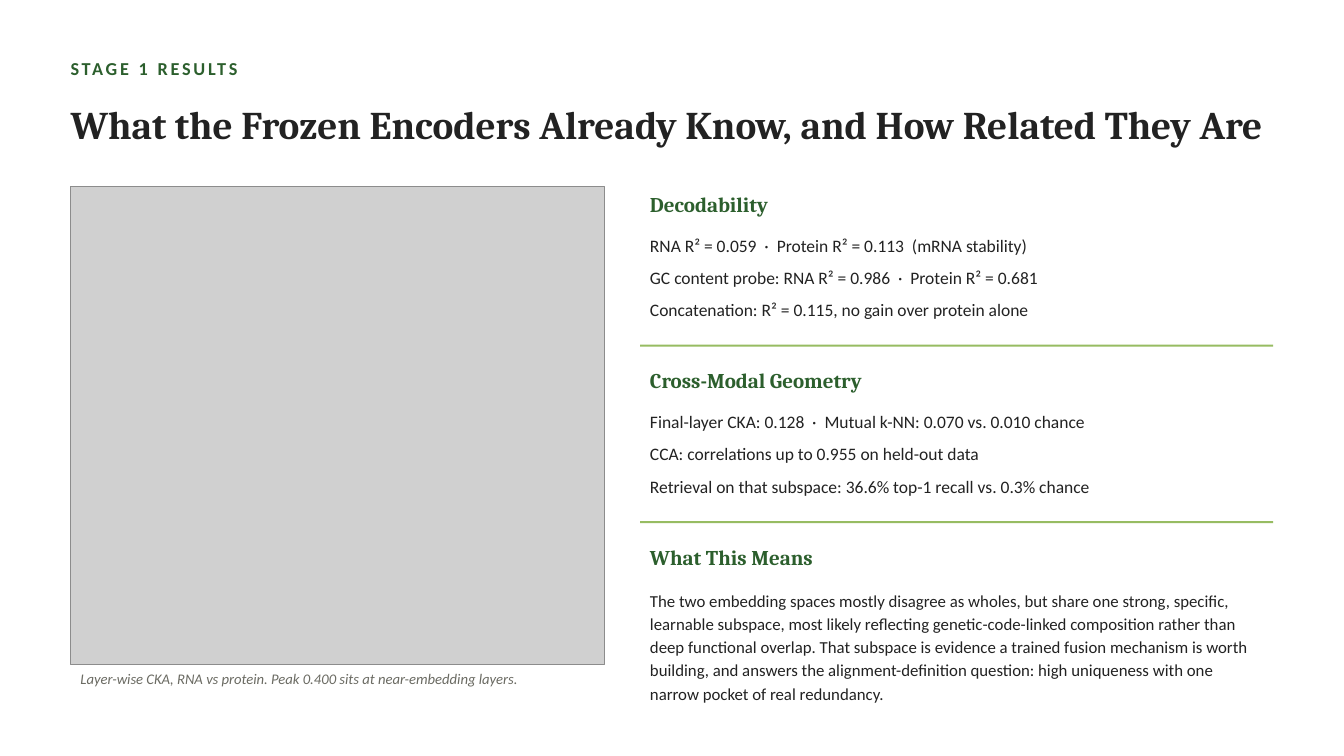
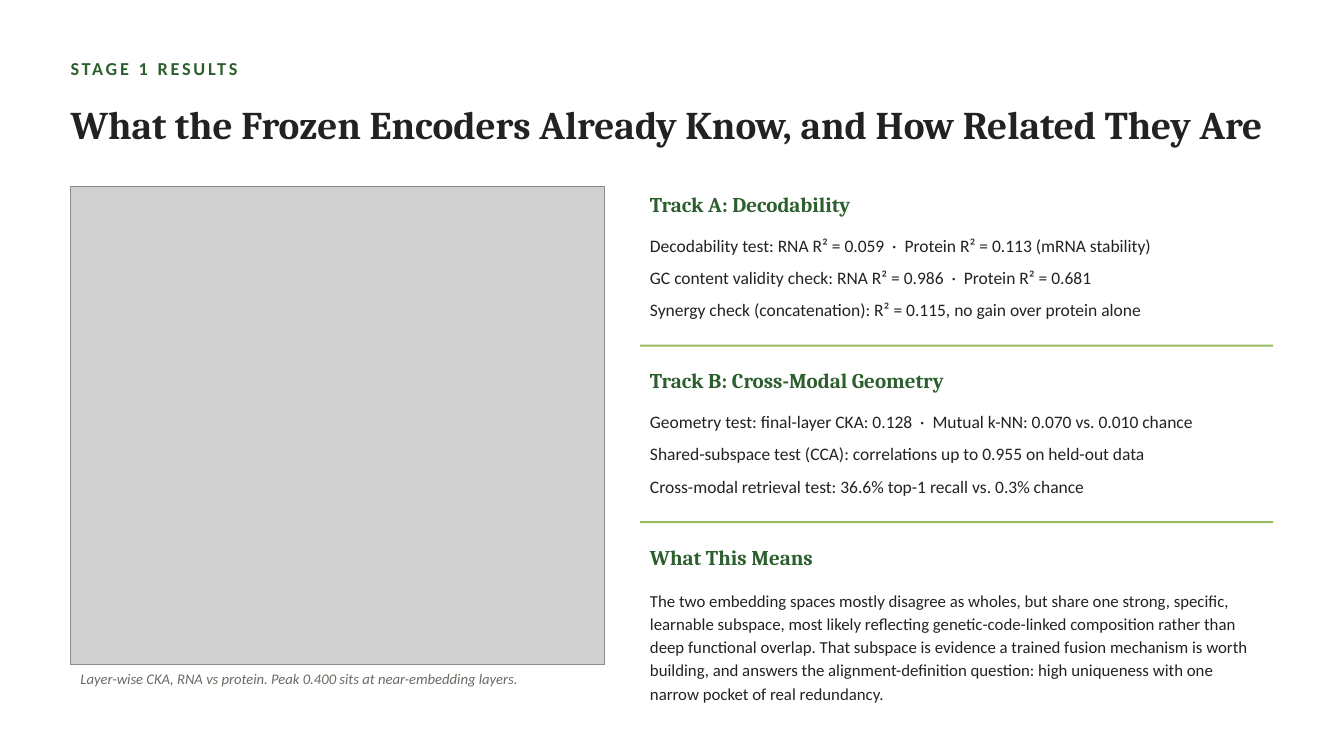
Before and after one commit to jtmckinley4/RNA-Protein-Multimodal-Fusion, a slide deck: slide 3 of Notes/Mina_Meeting_Slides_2026-09-23.pptx. Drawn at 1344x756 pixels with LibreOffice and Linux fonts; fonts in the diff are those of the drawing; grey boxes stand for pictures. Boxes give left, top, right and bottom in pixels: in the first picture for what was removed or moved away, otherwise in the second. Text is boxed around its words. In the diff, an @@ line names an element or a change of style, - is before the commit and + after.

```diff
--- a/Notes/Mina_Meeting_Slides_2026-09-23.pptx
+++ b/Notes/Mina_Meeting_Slides_2026-09-23.pptx
@@ text at [650,197,850,217]: text changed @@
-Decodability
+Track A: Decodability
@@ text at [650,238,1151,255]: text changed @@
-RNA R² = 0.059 · Protein R² = 0.113 (mRNA stability)
+Decodability test: RNA R² = 0.059 · Protein R² = 0.113 (mRNA stability)
@@ text at [650,270,1091,287]: text changed @@
-GC content probe: RNA R² = 0.986 · Protein R² = 0.681
+GC content validity check: RNA R² = 0.986 · Protein R² = 0.681
@@ text at [650,302,1140,319]: text changed @@
-Concatenation: R² = 0.115, no gain over protein alone
+Synergy check (concatenation): R² = 0.115, no gain over protein alone
@@ text at [650,373,944,393]: text changed @@
-Cross-Modal Geometry
+Track B: Cross-Modal Geometry
@@ text at [650,416,1192,431]: text changed @@
-Final-layer CKA: 0.128 · Mutual k-NN: 0.070 vs. 0.010 chance
+Geometry test: final-layer CKA: 0.128 · Mutual k-NN: 0.070 vs. 0.010 chance
@@ text at [650,447,1144,463]: text changed @@
-CCA: correlations up to 0.955 on held-out data
+Shared-subspace test (CCA): correlations up to 0.955 on held-out data
@@ text at [650,481,1084,496]: text changed @@
-Retrieval on that subspace: 36.6% top-1 recall vs. 0.3% chance
+Cross-modal retrieval test: 36.6% top-1 recall vs. 0.3% chance
```
Also in this commit, not shown: 3 other slides changed, 2 other files.
